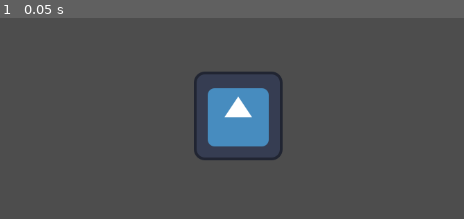
Above: before the commit, frame 1.
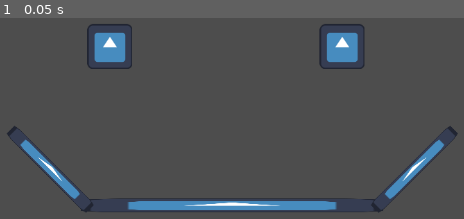
Above: after the commit, the same moment.

Repository: ShinCupShaun/Speedy-Saucer
Game: Godot game, scene res://my_level.tscn
The game is run twice, just before and just after one commit, with the same random seed, the same clock (stepped at 60 frames per second) and the same inputs. The engine's default icon, where the game draws it, is replaced by a stand-in: a white triangle on a blue panel in a dark square.
Inputs:
- Up to frame 1 (0.05 s): no input

The runs differ from the first frame. In frame 1, 12% of the frame differs, in the area x 1-99%, y 2-98%.

Commit message:
📰 More Interface Exploration

Diff:
--- a/my_level.tscn
+++ b/my_level.tscn
@@ -5,5 +5,28 @@
 [node name="MyLevel" type="Node2D"]
 
 [node name="Sprite2D" type="Sprite2D" parent="."]
-position = Vector2(554, 303)
+position = Vector2(369, 203)
+scale = Vector2(0.507812, 0.507812)
 texture = ExtResource("1_rl3y0")
+
+[node name="Sprite2D2" type="Sprite2D" parent="."]
+position = Vector2(704, 203)
+scale = Vector2(0.507812, 0.507812)
+texture = ExtResource("1_rl3y0")
+
+[node name="Sprite2D3" type="Sprite2D" parent="."]
+position = Vector2(545.25, 432.219)
+scale = Vector2(3.40234, 0.152344)
+texture = ExtResource("1_rl3y0")
+
+[node name="Sprite2D4" type="Sprite2D" parent="."]
+position = Vector2(808, 379.969)
+rotation = -0.785398
+scale = Vector2(1.26119, 0.152344)
+texture = ExtResource("1_rl3y0")
+
+[node name="Sprite2D5" type="Sprite2D" parent="."]
+position = Vector2(283, 379.969)
+rotation = 0.785398
+scale = Vector2(1.26119, 0.152344)
+texture = ExtResource("1_rl3y0")
